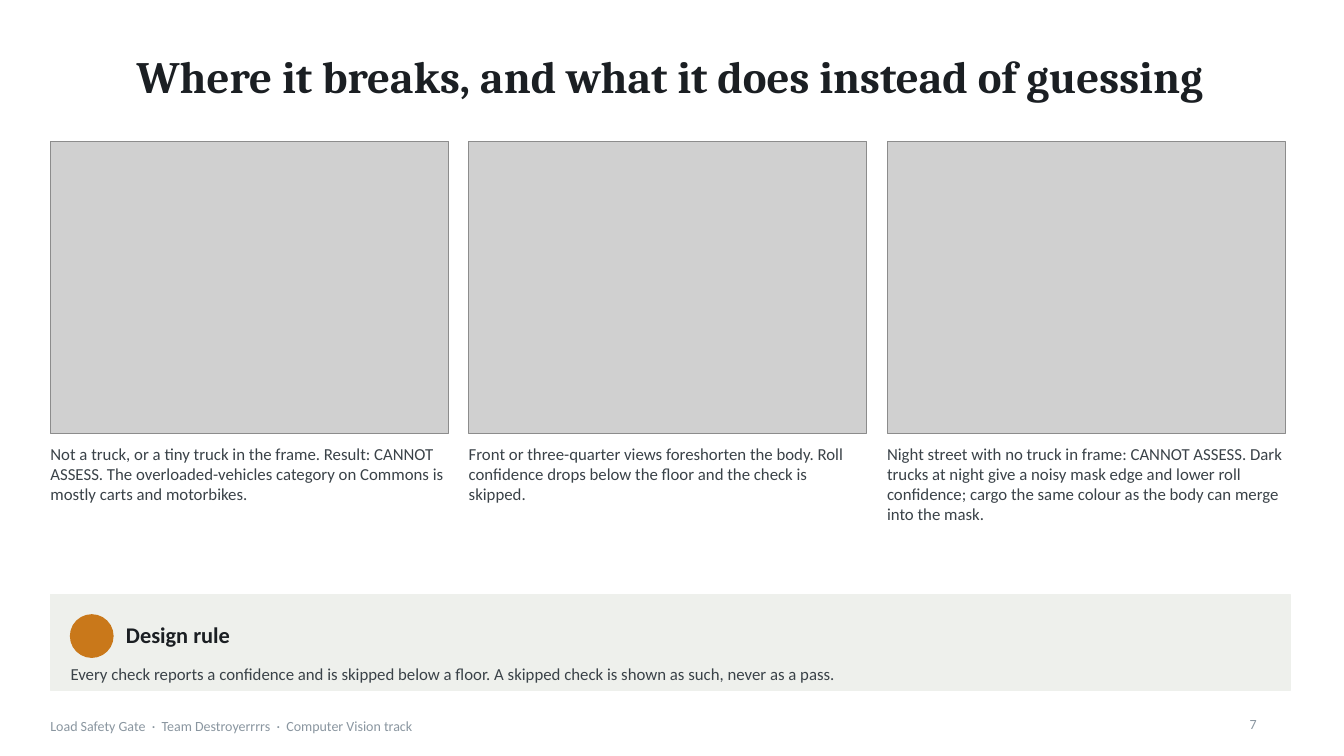
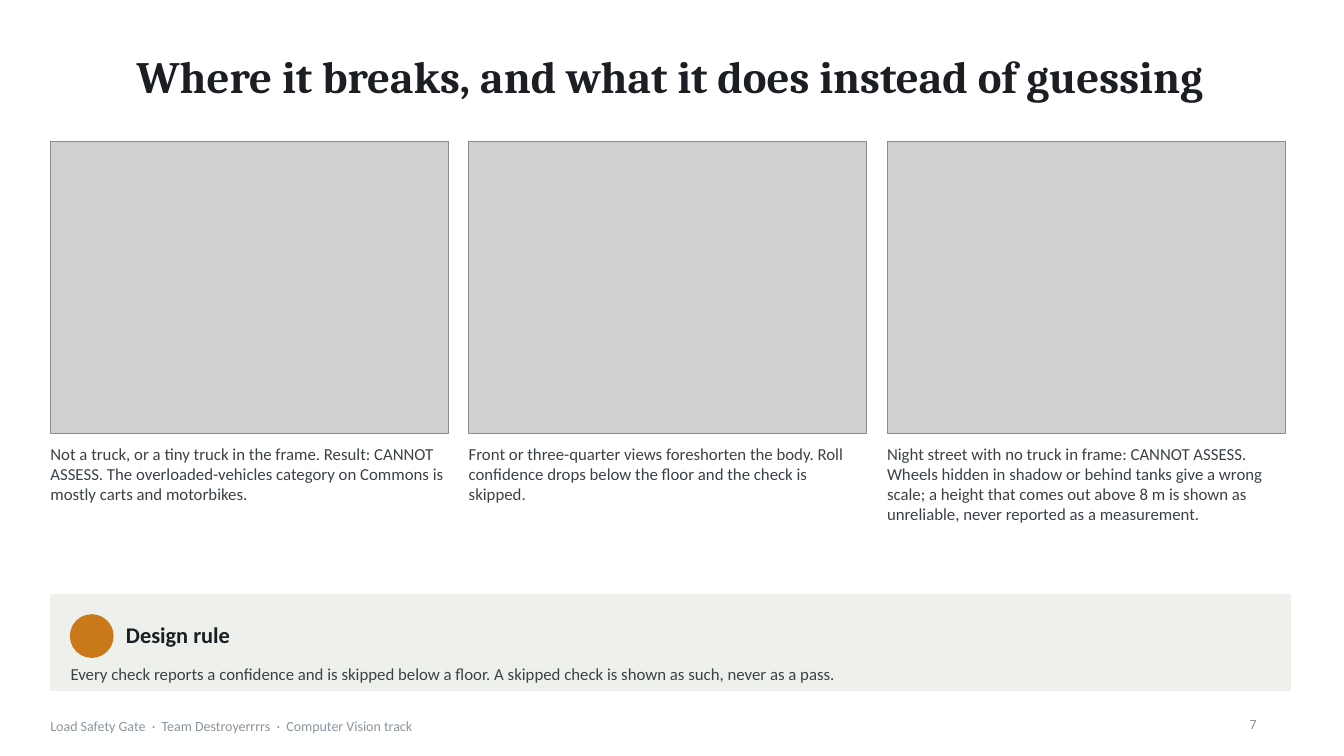
Before and after one commit to Winner-121/Destroyerrrrs_Final_Stage, a slide deck: slide 7 of deck/LoadSafetyGate_deck.pptx. Drawn at 1344x756 pixels with LibreOffice and Linux fonts; fonts in the diff are those of the drawing; grey boxes stand for pictures. Boxes give left, top, right and bottom in pixels: in the first picture for what was removed or moved away, otherwise in the second. Text is boxed around its words. In the diff, an @@ line names an element or a change of style, - is before the commit and + after.

```diff
--- a/deck/LoadSafetyGate_deck.pptx
+++ b/deck/LoadSafetyGate_deck.pptx
@@ text at [887,448,1262,523]: text changed @@
-Night street with no truck in frame: CANNOT ASSESS. Dark trucks at night give a noisy mask edge and lower roll confidence; cargo the same colour as the body can merge into the mask.
+Night street with no truck in frame: CANNOT ASSESS. Wheels hidden in shadow or behind tanks give a wrong scale; a height that comes out above 8 m is shown as unreliable, never reported as a measurement.
```
Also in this commit, not shown: 2 other files.
